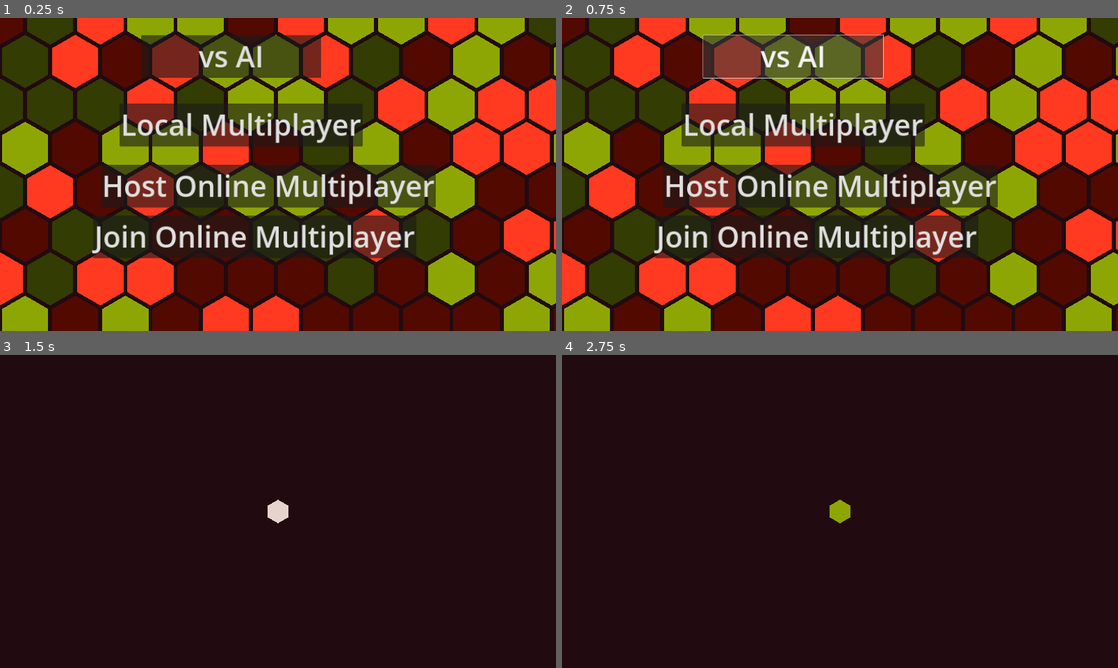
Above: before the commit, frames 1-4 (two rows, left to right).
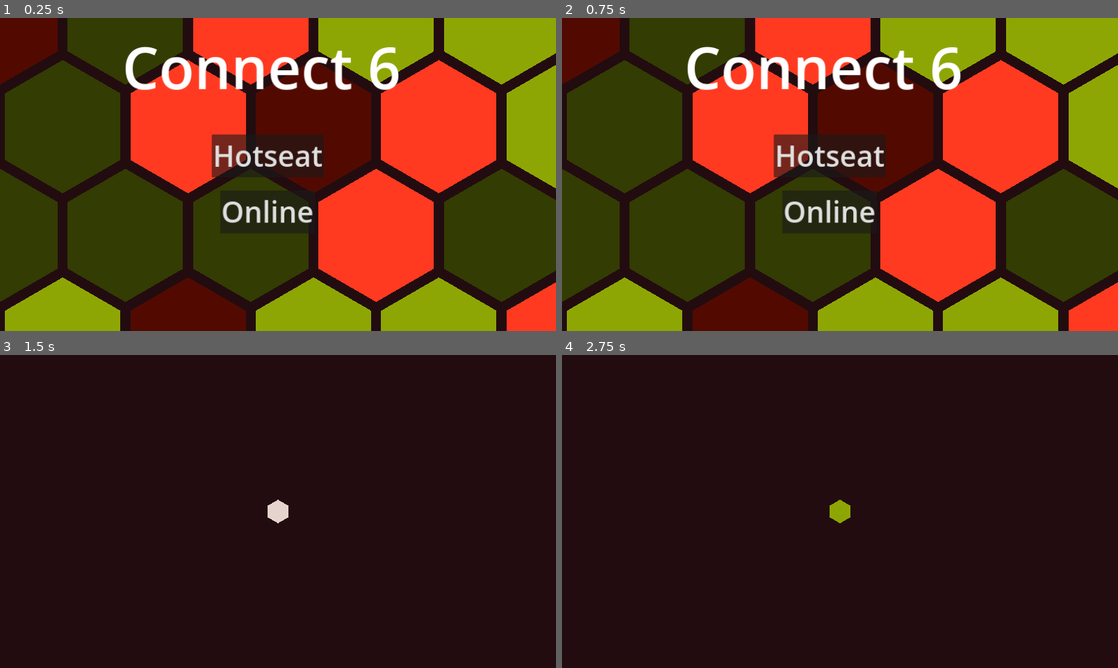
Above: after the commit, the same moments.

Repository: mustafacamurcu/Connect4
Game: Godot game, scene res://scenes/scene_manager.tscn
Two runs of this game, one before a commit and one after it. Both use one fixed random seed, a clock stepped at 60 frames per second and the inputs below.
Inputs (mouse positions are in pixels of both pictures, inside the frame that each line leads up to):
- Up to frame 1 (0.25 s): no input
- Up to frame 2 (0.75 s): click (795, 55) at 0.5 s, where only the run before the commit has a clickable "vs AI"
- Up to frame 3 (1.5 s): click "Local Multiplayer" (after the commit: "Hotseat") at 1.25 s
- Up to frame 4 (2.75 s): tap Enter at 2 s; move the mouse to (840, 511) at 2.02 s; click (840, 511) at 2.17 s

The runs differ from the first frame. In frame 1, 81% of the frame differs, in the area x 0-100%, y 0-100%; in frame 2, 81%; in frame 3, less than 0.1%; in frame 4, less than 0.1%.

Commit message:
multiplayer lobby

Diff:
--- a/project.godot
+++ b/project.godot
@@ -25,12 +25,14 @@
 [debug]
 
 file_logging/enable_file_logging=true
+gdscript/warnings/unused_signal=0
 
 [display]
 
 window/size/viewport_width=1920
 window/size/viewport_height=1080
 window/stretch/mode="canvas_items"
+window/stretch/aspect="expand"
 
 [input]
 
@@ -64,3 +66,4 @@
 
 renderer/rendering_method="gl_compatibility"
 renderer/rendering_method.mobile="gl_compatibility"
+environment/defaults/default_clear_color=Color(0.133333, 0.0470588, 0.0627451, 1)
--- a/scenes/game.tscn
+++ b/scenes/game.tscn
@@ -2,16 +2,10 @@
 
 [ext_resource type="Script" path="res://scripts/game.gd" id="1_l5wde"]
 [ext_resource type="Script" path="res://scripts/camera.gd" id="2_m8lag"]
-[ext_resource type="Script" path="res://scripts/RestartButton.gd" id="3_wb2t0"]
+[ext_resource type="Script" path="res://scripts/menu_button.gd" id="3_1snvn"]
 
 [node name="Game" type="Node2D"]
 script = ExtResource("1_l5wde")
-
-[node name="Background" type="Polygon2D" parent="."]
-position = Vector2(2539.69, 0)
-scale = Vector2(-69.824, 73.7742)
-color = Color(0.133333, 0.0470588, 0.0627451, 1)
-polygon = PackedVector2Array(-288, -163, -289, 161, 287, 161, 287, -4.59656, 287, -165, 0.415649, -164.003)
 
 [node name="Camera2D" type="Camera2D" parent="."]
 script = ExtResource("2_m8lag")
@@ -53,7 +47,8 @@
 theme_override_font_sizes/font_size = 200
 text = "Restart
 "
-script = ExtResource("3_wb2t0")
+script = ExtResource("3_1snvn")
+signal_name = "restart"
 
 [node name="LobbyCode" type="Label" parent="CanvasLayer"]
 offset_left = 30.0
--- a/scenes/lobby.tscn
+++ /dev/null
@@ -1,24 +0,0 @@
-[gd_scene load_steps=3 format=3 uid="uid://gbehs5dyye5x"]
-
-[ext_resource type="Script" path="res://scripts/menu_background.gd" id="1_lue54"]
-[ext_resource type="Script" path="res://scripts/local_multiplayer_button.gd" id="2_h6gje"]
-
-[node name="Lobby" type="Node2D"]
-
-[node name="BackgroundColor" type="Polygon2D" parent="."]
-rotation = 3.14159
-scale = Vector2(20.9342, -27.9303)
-color = Color(0.133333, 0.0470588, 0.0627451, 1)
-polygon = PackedVector2Array(-288, -163, -289, 161, 287, 161, 287, -165)
-
-[node name="Background" type="Node2D" parent="."]
-script = ExtResource("1_lue54")
-
-[node name="HostGame" type="Button" parent="."]
-offset_left = 413.0
-offset_top = 295.0
-offset_right = 1251.0
-offset_bottom = 440.0
-theme_override_font_sizes/font_size = 100
-text = "Host Game"
-script = ExtResource("2_h6gje")
--- /dev/null
+++ b/scenes/lobby_menu.tscn
@@ -0,0 +1,8 @@
+[gd_scene load_steps=2 format=3 uid="uid://bvu8wctjwjom4"]
+
+[ext_resource type="Script" path="res://scripts/lobby_menu.gd" id="1_50s3x"]
+
+[node name="Lobby" type="Node2D"]
+script = ExtResource("1_50s3x")
+
+[node name="DisplayNames" type="Node2D" parent="."]
--- /dev/null
+++ b/scenes/main_menu.tscn
@@ -0,0 +1,40 @@
+[gd_scene load_steps=4 format=3 uid="uid://b3v78co1qtdo1"]
+
+[ext_resource type="Script" path="res://scripts/menu_background.gd" id="1_36sw6"]
+[ext_resource type="Script" path="res://scripts/menu_button.gd" id="2_sm4ix"]
+
+[sub_resource type="LabelSettings" id="LabelSettings_feosl"]
+font_size = 200
+
+[node name="Main" type="Node2D"]
+
+[node name="Background" type="Node2D" parent="."]
+script = ExtResource("1_36sw6")
+
+[node name="Connect6" type="Label" parent="."]
+offset_left = 422.0
+offset_top = 31.0
+offset_right = 1384.0
+offset_bottom = 304.0
+text = "Connect 6"
+label_settings = SubResource("LabelSettings_feosl")
+
+[node name="LocalMultiplayer" type="Button" parent="."]
+offset_left = 731.0
+offset_top = 402.0
+offset_right = 1118.0
+offset_bottom = 547.0
+theme_override_font_sizes/font_size = 100
+text = "Hotseat"
+script = ExtResource("2_sm4ix")
+signal_name = "local_multiplayer"
+
+[node name="OnlineMultiplayer" type="Button" parent="."]
+offset_left = 760.0
+offset_top = 595.0
+offset_right = 1087.0
+offset_bottom = 740.0
+theme_override_font_sizes/font_size = 100
+text = "Online"
+script = ExtResource("2_sm4ix")
+signal_name = "online_multiplayer"
--- a/scenes/menu_screen.tscn
+++ /dev/null
@@ -1,50 +0,0 @@
-[gd_scene load_steps=4 format=3 uid="uid://b3v78co1qtdo1"]
-
-[ext_resource type="Script" path="res://scripts/menu_background.gd" id="1_n54ve"]
-[ext_resource type="Script" path="res://scripts/local_multiplayer_button.gd" id="3_8sose"]
-[ext_resource type="Script" path="res://scripts/host_online_multiplayer_button.gd" id="4_fv26w"]
-
-[node name="MenuScreen" type="Node2D"]
-
-[node name="BackgroundColor" type="Polygon2D" parent="."]
-rotation = 3.14159
-scale = Vector2(20.9342, -27.9303)
-color = Color(0.133333, 0.0470588, 0.0627451, 1)
-polygon = PackedVector2Array(-288, -163, -289, 161, 287, 161, 287, -165)
-
-[node name="Background" type="Node2D" parent="."]
-script = ExtResource("1_n54ve")
-
-[node name="vsAI" type="Button" parent="."]
-offset_left = 488.0
-offset_top = 59.0
-offset_right = 1109.0
-offset_bottom = 204.0
-theme_override_font_sizes/font_size = 100
-text = "vs AI"
-
-[node name="LocalMultiplayer" type="Button" parent="."]
-offset_left = 413.0
-offset_top = 295.0
-offset_right = 1251.0
-offset_bottom = 440.0
-theme_override_font_sizes/font_size = 100
-text = "Local Multiplayer"
-script = ExtResource("3_8sose")
-
-[node name="HostOnlineMultiplayer" type="Button" parent="."]
-offset_left = 348.0
-offset_top = 506.0
-offset_right = 1504.0
-offset_bottom = 651.0
-theme_override_font_sizes/font_size = 100
-text = "Host Online Multiplayer"
-script = ExtResource("4_fv26w")
-
-[node name="JoinOnlineMultiplayer" type="Button" parent="."]
-offset_left = 322.0
-offset_top = 681.0
-offset_right = 1436.0
-offset_bottom = 826.0
-theme_override_font_sizes/font_size = 100
-text = "Join Online Multiplayer"
--- /dev/null
+++ b/scenes/multiplayer_menu.gd
@@ -0,0 +1,22 @@
+extends Node2D
+
+@onready
+var games_list: ItemList = $GameList
+
+func _ready() -> void:
+	# Server Commands
+	SignalBus.games_list_updated.connect(_on_games_list_updated)
+	games_list.item_selected.connect(_on_item_selected)
+
+# {game_id -> {game_id, player_count, players: {peer_id -> {display_name}}, lobby_name}}
+func _on_games_list_updated(games: Dictionary):
+	games_list.clear()
+	for game in games.values():
+		games_list.add_item(str(game.game_id))
+		print(game.game_id)
+
+func _on_item_selected(index: int):
+	var text = games_list.get_item_text(index)
+	print(text)
+	print(str(int(text)))
+	SignalBus.lobby_selected.emit(int(text))
--- /dev/null
+++ b/scenes/multiplayer_menu.tscn
@@ -0,0 +1,38 @@
+[gd_scene load_steps=4 format=3 uid="uid://gbehs5dyye5x"]
+
+[ext_resource type="Script" path="res://scripts/menu_background.gd" id="1_310dn"]
+[ext_resource type="Script" path="res://scenes/multiplayer_menu.gd" id="1_ywsr5"]
+[ext_resource type="Script" path="res://scripts/menu_button.gd" id="2_iyixf"]
+
+[node name="Multiplayer" type="Node2D"]
+script = ExtResource("1_ywsr5")
+
+[node name="Background" type="Node2D" parent="."]
+script = ExtResource("1_310dn")
+
+[node name="HostGame" type="Button" parent="."]
+offset_left = 24.0
+offset_top = 476.0
+offset_right = 787.0
+offset_bottom = 624.0
+theme_override_font_sizes/font_size = 100
+text = "Create a game"
+script = ExtResource("2_iyixf")
+signal_name = "host_game"
+
+[node name="JoinGame" type="Button" parent="."]
+offset_left = 1188.0
+offset_top = 875.0
+offset_right = 1856.0
+offset_bottom = 1020.0
+theme_override_font_sizes/font_size = 100
+text = "Join game"
+script = ExtResource("2_iyixf")
+signal_name = "join_game"
+
+[node name="GameList" type="ItemList" parent="."]
+offset_left = 1374.0
+offset_top = 336.0
+offset_right = 1414.0
+offset_bottom = 376.0
+theme_override_font_sizes/font_size = 100
--- a/scripts/RestartButton.gd
+++ /dev/null
@@ -1,7 +0,0 @@
-extends Button
-
-func _ready():
-	pressed.connect(_on_pressed)
-
-func _on_pressed():
-	SignalBus.restart_pressed.emit()
--- a/scripts/connect.gd
+++ b/scripts/connect.gd
@@ -1,71 +1,167 @@
-extends Node
+extends MultiplayerApi
 
 # const SERVER_URL = "wss://connect4-956952065457.us-central1.run.app";
 const SERVER_URL = "ws://localhost:8080";
 const SERVER_PORT = 8080;
 
-# server variables
-var players = {}
-
-# client variables
-
+# Setup
 func _ready():
-	print("ready")
-	if DisplayServer.get_name() == "headless" or OS.has_feature("dedicated_server"):
-		create_server()
-
+	if DisplayServer.get_name() == "headless": # or OS.has_feature("dedicated_server"):
+		start_server()
 	multiplayer.connected_to_server.connect(_on_connected_to_server)
 	multiplayer.peer_connected.connect(_on_peer_connected)
 	multiplayer.peer_disconnected.connect(_on_peer_disconnected)
 
-	SignalBus.clicked_on.connect(_on_clicked_on)
-
-func create_server():
+func start_server():
 	var socket := WebSocketMultiplayerPeer.new()
 	var error = socket.create_server(SERVER_PORT)
 	if error:
 		print("create server failed with error code " + str(error))
 		return
-
 	print("server online at " + SERVER_URL)
 	multiplayer.multiplayer_peer = socket
 
-func join_server():
+func connect_to_server():
 	var socket := WebSocketMultiplayerPeer.new()
 	var error = socket.create_client(SERVER_URL)
+	print(error)
 	if error:
 		print("host server failed with error code " + str(error))
 		return
-
 	multiplayer.multiplayer_peer = socket
 	print("joined server")
 
 
-@rpc("call_local", "reliable")
-func load_game():
-	SignalBus.load_game.emit()
+# Multiplayer API
+func set_display_name(display_name: String):
+	_set_display_name.rpc_id(1, display_name)
+
+func create_game():
+	_create_game.rpc_id(1)
+
+func join_game(game_id: int):
+	_join_game.rpc_id(1, game_id)
+
+func get_games_list():
+	_get_games_list.rpc_id(1);
+
+func start_game():
+	push_error("not implemented")
+
+func send_move():
+	push_error("not implemented")
+
+
+# Runs on Clients
+@rpc("reliable")
+func _player_added_to_lobby(player_id, display_name):
+	SignalBus.player_added_to_lobby.emit(player_id, display_name)
 
 @rpc("reliable")
-func accept_click(hex: String):
-	SignalBus.clicked_on_accepted.emit(hex)
+func _player_left(player_id):
+	SignalBus.player_left.emit(player_id)
+
+@rpc("reliable")
+func _games_list_updated(list: Dictionary):
+	SignalBus.games_list_updated.emit(list)
+
+@rpc("reliable")
+func _joined_lobby(lobby_data: Dictionary):
+	SignalBus.joined_lobby.emit(lobby_data)
+
+
+# Server variables
+var peers = {} # {peer_id -> display_name}
+var games = {} # {game_id -> GameData}
+
+# Runs on Server
+@rpc("any_peer", "reliable")
+func _set_display_name(display_name: String):
+	if _not_server(): return
+	var peer_id = multiplayer.get_remote_sender_id()
+	peers[peer_id].display_name = display_name
 
 @rpc("any_peer", "reliable")
-func request_click(hex: String):
-	accept_click.rpc(hex)
+func _create_game():
+	if _not_server(): return
+	# get peer_id and display name for host
+	var peer_id = multiplayer.get_remote_sender_id()
+	var display_name = peers[peer_id].display_name
+	# create game, use peer_id of host as game_id
+	var game = GameData.new()
+	games[peer_id] = game
+	game.game_id = peer_id
+	game.host = peer_id
+	game.lobby_name = display_name + "'s Lobby"
+	_add_player_to_game(peer_id, game.game_id)
 
-func _on_clicked_on(hex: String):
-	request_click.rpc_id(1, hex)
+@rpc("any_peer", "reliable")
+func _join_game(game_id: int):
+	if _not_server(): return
+	# get peer_id and game
+	var peer_id = multiplayer.get_remote_sender_id()
+	_add_player_to_game(peer_id, game_id)
 
+@rpc("any_peer", "reliable")
+func _get_games_list():
+	if _not_server(): return
+	var peer_id = multiplayer.get_remote_sender_id()
+	_games_list_updated.rpc_id(peer_id, games_list())
+
+
+# Server Util
+func _add_player_to_game(peer_id: int, game_id: int):
+	var display_name = peers[peer_id].display_name
+	# create player
+	var player = {"display_name": display_name}
+	# add player to game
+	var game = games[game_id]
+	game.players[peer_id] = player
+	peers[peer_id].game = game
+	# notify other players
+	for other in game.players.keys():
+		_player_added_to_lobby.rpc_id(other, peer_id, display_name)
+	# tell player about the game
+	_joined_lobby.rpc_id(peer_id, game.to_dict())
+
+func _not_server():
+	if not multiplayer.is_server():
+		push_error("this shouldn't be called on a client")
+		return true
+	return false
+
+func games_list() -> Dictionary:
+	var list = {}
+	for game_id in games:
+		list[game_id] = games[game_id].to_dict()
+	return list
+
+
+# Signals
 func _on_connected_to_server():
+	SignalBus.connected_to_server.emit()
 	print("connected to server")
 
 func _on_peer_connected(peer_id):
-	players[peer_id] = peer_id
 	print("peer connected: " + str(peer_id))
-
-	if multiplayer.is_server() and players.size() >= 2:
-		load_game.rpc()
+	if not multiplayer.is_server():
+		return
+	peers[peer_id] = {"display_name": Constants.DISPLAY_NAMES.pick_random()}
 
 func _on_peer_disconnected(peer_id):
-	players.erase(peer_id)
 	print("peer disconnected: " + str(peer_id))
+	if not multiplayer.is_server():
+		return
+	# remove player from game. If game is empty now, remove it.
+	var game = peers[peer_id].game
+	game.players.erase(peer_id)
+	var player_count = game.players.size()
+	# if the game is now empty, remove it.
+	if player_count == 0:
+		games.erase(game.game_id)
+		_player_left.rpc(peer_id)
+	# notify remaining players.
+	for player in game.players.keys:
+		_player_left.rpc_id(player, peer_id)
+	# remove peer from peers
+	peers.erase(peer_id)
--- a/scripts/constants.gd
+++ b/scripts/constants.gd
@@ -29,6 +29,8 @@
 	Type.Unavailable: GRAY,
 }
 
+static var DISPLAY_NAMES = ['Pikachu', 'Charmander', 'Squirtle', 'Bulbasaur', 'Meowth', 'Onyx', 'Togepi', 'Rattata']
+
 
 func create_hexagon(edge_size) -> Polygon2D:
 	var hex = Polygon2D.new()
--- /dev/null
+++ b/scripts/game_data.gd
@@ -0,0 +1,18 @@
+class_name GameData
+extends Resource
+
+# Online Multiplayer Data
+# {peer_id -> {display_name}}
+var players = {}
+var host
+var lobby_name
+var game_id
+
+# {game_id, player_count, players: {peer_id -> {display_name}}, lobby_name}
+func to_dict() -> Dictionary:
+	return {
+		"game_id": game_id,
+		"player_count": players.size(),
+		"players": players,
+		"lobby_name": lobby_name
+	}
--- a/scripts/host_online_multiplayer_button.gd
+++ /dev/null
@@ -1,7 +0,0 @@
-extends Button
-
-func _ready():
-	pressed.connect(_on_pressed)
-
-func _on_pressed():
-	SignalBus.online_multiplayer_pressed.emit()
--- /dev/null
+++ b/scripts/lobby_menu.gd
@@ -0,0 +1,27 @@
+extends Node2D
+
+@onready
+var display_names_container: Node2D = $DisplayNames
+
+func _ready() -> void:
+	# Server Commands
+	SignalBus.joined_lobby.connect(_on_joined_lobby)
+	SignalBus.player_added_to_lobby.connect(_on_player_added_to_lobby)
+	SignalBus.player_left.connect(_on_player_left)
+
+# {game_id, player_count, players: {peer_id -> {display_name}}, lobby_name}
+func _on_joined_lobby(lobby_data: Dictionary):
+	for player in lobby_data.players.values():
+		var label = Label.new()
+		display_names_container.add_child(label)
+		label.text = player.display_name
+		print(player.display_name)
+
+func _on_player_added_to_lobby(player_id, display_name):
+	var label = Label.new()
+	display_names_container.add_child(label)
+	label.text = display_name
+	print(display_name)
+
+func _on_player_left(player_id):
+	pass
--- a/scripts/local_multiplayer_button.gd
+++ /dev/null
@@ -1,7 +0,0 @@
-extends Button
-
-func _ready():
-	pressed.connect(_on_pressed)
-
-func _on_pressed():
-	SignalBus.local_multiplayer_pressed.emit()
--- a/scripts/menu_background.gd
+++ b/scripts/menu_background.gd
@@ -3,6 +3,8 @@
 
 # Called when the node enters the scene tree for the first time.
 func _ready():
+	scale.x = 2.5
+	scale.y = 2.5
 	for i in range(-20, 20):
 		for j in range(-20, 10):
 			var hex = Constants.create_hexagon(Constants.HEXAGON_EDGE)
--- /dev/null
+++ b/scripts/menu_button.gd
@@ -0,0 +1,6 @@
+extends Button
+
+@export var signal_name: String
+
+func _pressed():
+	SignalBus[signal_name + "_pressed"].emit()
--- /dev/null
+++ b/scripts/multiplayer_api.gd
@@ -0,0 +1,17 @@
+class_name MultiplayerApi
+extends Node
+
+func _ready() -> void:
+  pass
+
+func create_game():
+  push_error("not implemented")
+
+func join_game(_game_id: int):
+  push_error("not implemented")
+
+func start_game():
+  push_error("not implemented")
+
+func send_move():
+  push_error("not implemented")
--- a/scripts/scene_manager.gd
+++ b/scripts/scene_manager.gd
@@ -1,43 +1,84 @@
 extends Node2D
 
-const MENU = preload("res://scenes/menu_screen.tscn")
+const MAIN_MENU = preload("res://scenes/main_menu.tscn")
+const MULTIPLAYER_MENU = preload("res://scenes/multiplayer_menu.tscn")
+const LOBBY_MENU = preload("res://scenes/lobby_menu.tscn")
+
+var main_menu = MAIN_MENU.instantiate()
+var multiplayer_menu = MULTIPLAYER_MENU.instantiate()
+var lobby_menu = LOBBY_MENU.instantiate()
+
+var menus = [main_menu, multiplayer_menu, lobby_menu]
+
 const GAME = preload("res://scenes/game.tscn")
-const LOBBY = preload("res://scenes/lobby.tscn")
+var game
 
-var menu
-var game
-var lobby
+var lobby = -1
 
 # Called when the node enters the scene tree for the first time.
 func _ready():
-	menu = MENU.instantiate()
-	lobby = LOBBY.instantiate()
+	for menu in menus:
+		add_child(menu)
+		menu.hide()
 
-	add_child(menu)
-	add_child(lobby)
+	main_menu.show()
 
-	lobby.hide()
-
+	# Main Menu Buttons
 	SignalBus.local_multiplayer_pressed.connect(_on_local_multiplayer_pressed)
 	SignalBus.online_multiplayer_pressed.connect(_on_online_multiplayer_pressed)
-	SignalBus.load_game.connect(_on_load_game)
+
+	# Multiplayer Menu Buttons
+	SignalBus.host_game_pressed.connect(_on_host_game_pressed)
+	SignalBus.join_game_pressed.connect(_on_join_game_pressed)
 	SignalBus.quit_pressed.connect(_on_quit_pressed)
 	SignalBus.options_pressed.connect(_on_options_pressed)
 	SignalBus.escape_pressed.connect(_on_escape_pressed)
 
+	# Lobby Menu Buttons
+	SignalBus.lobby_selected.connect(_on_lobby_selected)
+
+	# Server Commands
+	SignalBus.joined_lobby.connect(_on_joined_lobby)
+	SignalBus.connected_to_server.connect(_on_connected_to_server)
+
+
+func hide_menus():
+	for menu in menus:
+		menu.hide()
+
+func _on_host_game_pressed():
+	Connect.create_game()
+
+func _on_lobby_selected(lobby_id: int):
+	lobby = lobby_id
+
+func _on_joined_lobby(_lobby_data: Dictionary):
+	hide_menus()
+	lobby_menu.show()
+
+func _on_join_game_pressed():
+	if lobby > 0:
+		Connect.join_game(lobby)
+	else:
+		print("no lobby selected")
+
 func _on_local_multiplayer_pressed():
-	menu.hide()
+	hide_menus()
 	if is_instance_valid(game):
 		game.queue_free()
 	game = GAME.instantiate()
 	add_child(game)
 
+func _on_connected_to_server():
+	hide_menus()
+	Connect.get_games_list()
+	multiplayer_menu.show()
+
 func _on_online_multiplayer_pressed():
-	menu.hide()
-	lobby.show()
+	Connect.connect_to_server()
 
 func _on_load_game():
-	menu.hide()
+	hide_menus()
 	if is_instance_valid(game):
 		game.queue_free()
 	game = GAME.instantiate()
@@ -51,4 +92,4 @@
 
 func _on_escape_pressed():
 	game.queue_free()
-	menu.show()
+	main_menu.show()
--- a/scripts/signal_bus.gd
+++ b/scripts/signal_bus.gd
@@ -1,5 +1,4 @@
 extends Node
-
 
 # Input Events
 signal clicked_on(hex: String)
@@ -9,19 +8,23 @@
 signal grid_updated(hex_grid)
 
 # Server Events
-signal load_game
+signal clicked_on_accepted(hex: String)
 
-signal clicked_on_accepted(hex: String)
-signal hovered_in_accepted(hex: Hexagon)
-signal hovered_out_accepted(hex: Hexagon)
-
-# Client Events
-signal joined_to_server
+signal player_added_to_lobby(player_id: int, display_name: String)
+signal player_left(player_id: int)
+# {game_id, player_count, players: {peer_id -> {display_name}}, lobby_name}
+signal joined_lobby(lobby_data: Dictionary)
+# {game_id -> lobby_data}
+signal games_list_updated(games: Dictionary)
+signal connected_to_server
 
 # UI Events
 signal local_multiplayer_pressed
 signal online_multiplayer_pressed
 signal restart_pressed
+signal host_game_pressed
+signal join_game_pressed
+signal lobby_selected(lobby_id: int)
 
 signal quit_pressed
 signal options_pressed
